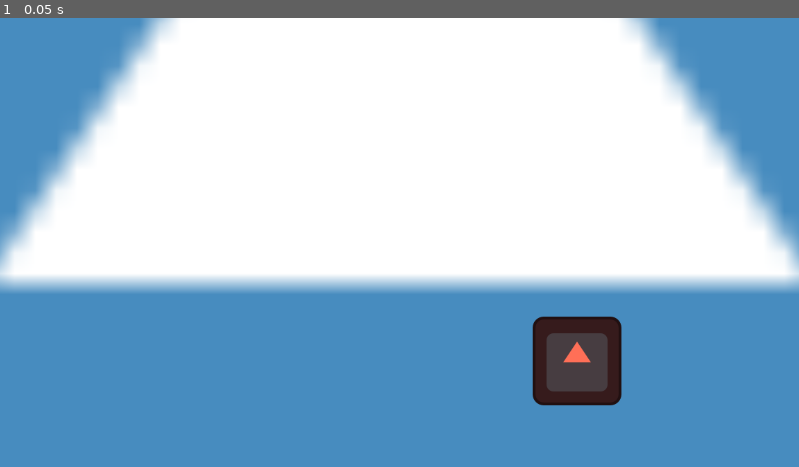
Above: before the commit, frame 1.
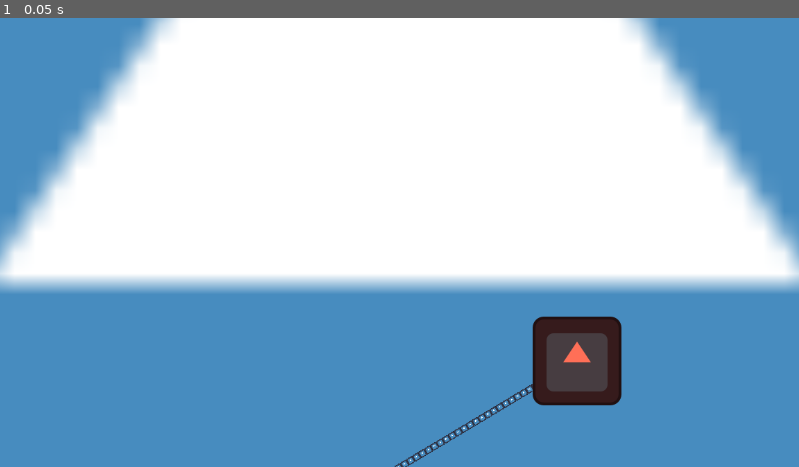
Above: after the commit, the same moment.

Repository: MaddestOfLads/jam-for-a-cause-team-stick-bug-game
Game: Godot game, scene res://scenes/map/map.tscn
The game is run twice, just before and just after one commit, with the same random seed, the same clock (stepped at 60 frames per second) and the same inputs. The project has no main scene, so this scene is started directly. The engine's default icon, where the game draws it, is replaced by a stand-in: a white triangle on a blue panel in a dark square.
Inputs:
- Up to frame 1 (0.05 s): no input

The runs differ from the first frame. In frame 1, 0.2% of the frame differs, in the area x 49-67%, y 81-100%.

Commit message:
Implementing basic Bridge functionality (creation, drawing)

Diff:
--- a/project.godot
+++ b/project.godot
@@ -24,4 +24,5 @@
 
 [rendering]
 
+textures/canvas_textures/default_texture_repeat=1
 rendering_device/driver.windows="d3d12"
--- /dev/null
+++ b/scenes/bridge/bridge.gd
@@ -0,0 +1,15 @@
+class_name Bridge extends Line2D
+
+
+var _island_1: Island = null
+var _island_2: Island = null
+
+
+func build(island_1_: Island, island_2_: Island) -> Bridge:
+	self._island_1 = island_1_
+	self._island_2 = island_2_
+
+	self.add_point(_island_1.position)
+	self.add_point(_island_2.position)
+
+	return self
--- /dev/null
+++ b/scenes/bridge/bridge.tscn
@@ -0,0 +1,9 @@
+[gd_scene format=3 uid="uid://bbfrx0mxarvxs"]
+
+[ext_resource type="Texture2D" uid="uid://cujvsfwpdtan4" path="res://icon.svg" id="1_c301t"]
+[ext_resource type="Script" uid="uid://dtrr5w11ck8r5" path="res://scenes/bridge/bridge.gd" id="1_ll4hc"]
+
+[node name="Bridge" type="Line2D" unique_id=1402355537]
+texture = ExtResource("1_c301t")
+texture_mode = 1
+script = ExtResource("1_ll4hc")
--- a/scenes/island/island.gd
+++ b/scenes/island/island.gd
@@ -1,4 +1,4 @@
-extends Node2D
+class_name Island extends Node2D
 
 
 @export var island_ID: int = -1
--- a/scenes/map/connection.gd
+++ b/scenes/map/connection.gd
@@ -1,4 +1,5 @@
-class_name Connection extends Node
+class_name Connection extends Resource
+
 
 var island_1_ID: int = -1
 var island_2_ID: int = -1
--- a/scenes/map/map.gd
+++ b/scenes/map/map.gd
@@ -1,4 +1,14 @@
-extends Node2D
+class_name Map extends Node2D
+
+
+const _BRIDGE = preload("res://scenes/bridge/bridge.tscn")
 
 
 @export var connection_array: Array[Connection] = []
+@export var _test_island_1: Island = null
+@export var _test_island_2: Island = null
+
+
+func _ready() -> void:
+	var test_bridge = (_BRIDGE.instantiate() as Bridge).build(_test_island_1, _test_island_2)
+	add_child(test_bridge)
--- a/scenes/map/map.tscn
+++ b/scenes/map/map.tscn
@@ -8,8 +8,10 @@
 [sub_resource type="RectangleShape2D" id="RectangleShape2D_3vi7k"]
 size = Vector2(3840, 3840)
 
-[node name="Map" type="Node2D" unique_id=961070656]
+[node name="Map" type="Node2D" unique_id=961070656 node_paths=PackedStringArray("_test_island_1", "_test_island_2")]
 script = ExtResource("1_ph54e")
+_test_island_1 = NodePath("Islands/Island1")
+_test_island_2 = NodePath("Islands/Island2")
 
 [node name="TextureRect" type="TextureRect" parent="." unique_id=2090223938]
 offset_right = 3840.0
Not shown, added: scenes/bridge/bridge.gd.uid
